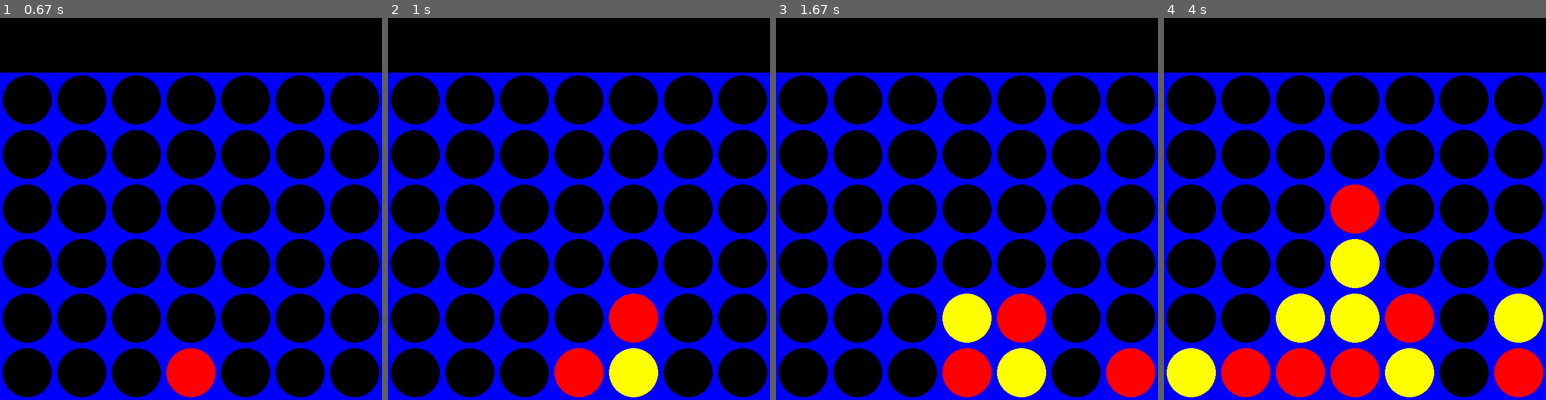
Above: before the commit, frames 1-4 (left to right).
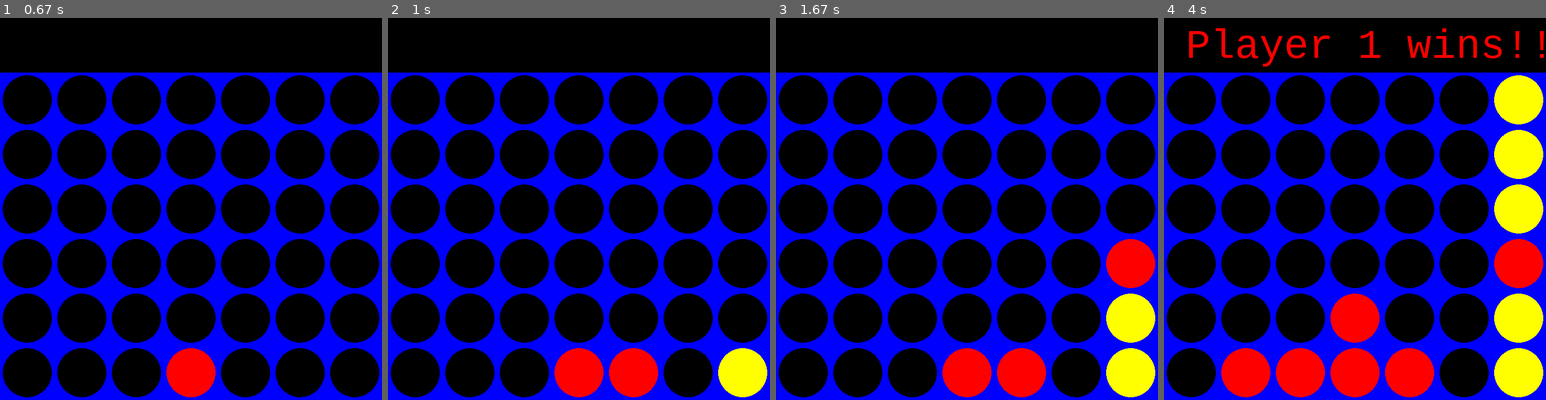
Above: after the commit, the same moments.

Repository: sam-coleman/Connect_4
Game: pygame game, started from connect4_pygame.py
The game is run twice, just before and just after one commit, with the same random seed, the same clock (stepped at 60 frames per second) and the same inputs.
Inputs (mouse positions are in pixels of both pictures, inside the frame that each line leads up to):
- Up to frame 1 (0.67 s): click (191, 209) at 0.38 s
- Up to frame 2 (1 s): click (617, 293) at 0.77 s
- Up to frame 3 (1.67 s): click (1108, 342) at 1.23 s; move the mouse to (875, 132) at 1.6 s
- Up to frame 4 (4 s): click (1263, 132) at 1.92 s; click (1355, 254) at 2.65 s; move the mouse to (1301, 128) at 3.07 s; click (1301, 128) at 3.4 s

Frame 1 is identical in both runs. In frame 2, 3.9% of the frame differs, in the area x 57-100%, y 72-100%; in frame 3, 7.7%; in frame 4, 17%, in the area x 0-100%, y 2-100%.

Commit message:
Implement ai

Diff:
--- a/connect4_pygame.py
+++ b/connect4_pygame.py
@@ -7,6 +7,7 @@
 import sys
 import math
 import random
+import ai
 
 BLUE = (0,0,255)
 BLACK = (0,0,0)
@@ -155,7 +156,9 @@
 			# 		label = myfont.render("Player 2 wins!!", 1, YELLOW)
 			# 		screen.blit(label, (40,10))
 			# 		game_over = True
-				col = random.randint(0, COLUMN_COUNT - 1)
+				#col = random.randint(0, COLUMN_COUNT - 1)
+
+				col = ai.minimax(board, 0, 4)[1] # move is the column
 
 				if is_valid_location(board, col):
 					pygame.time.wait(500)
